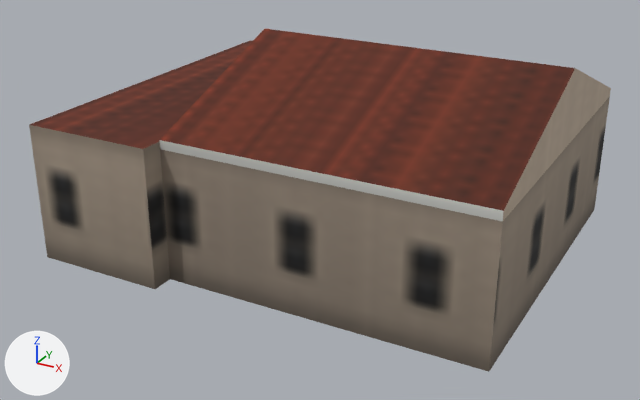
The glTF model assets/coronado_kit/buildings/houses/spanish_peach/house_spanish_peach_far.glb as it was, and as the next commit left it.
Before and after are seen from a 50 mm lens placed at (10.46, -19.96, 10.85), pointed at (0.08, -1.09, 1.42). Arrows for +X, +Y and +Z are at lower left; the lights stay in place. The first picture is the older version. Vertices at exactly the same position are counted once.

Before the edit, the objects in view are built like this:
```python
mat_bld_far = bpy.data.materials.new('bld_far')
mat_bld_far.use_nodes = True; mat_bld_far.node_tree.nodes.clear()
_N = mat_bld_far.node_tree.nodes; _L = mat_bld_far.node_tree.links
n0 = _N.new('ShaderNodeBsdfPrincipled'); n0.name = 'Principled BSDF'
n0.inputs[2].default_value = 0.9  # 'Roughness'
n1 = _N.new('ShaderNodeOutputMaterial'); n1.name = 'Material Output'
n2 = _N.new('ShaderNodeMix'); n2.name = 'Mix'
n2.data_type = 'RGBA'
n2.blend_type = 'MULTIPLY'
n2.inputs[0].default_value = 1.0  # 'Factor'
n3 = _N.new('ShaderNodeVertexColor'); n3.name = 'Color Attribute'
n4 = _N.new('ShaderNodeTexImage'); n4.name = 'Image Texture'
n4.image = img_far_color_png
_L.new(n0.outputs[0], n1.inputs[0])  # 'BSDF' to 'Surface'
_L.new(n2.outputs[2], n0.inputs[0])  # 'Result' to 'Base Color'
_L.new(n3.outputs[0], n2.inputs[7])  # 'Color' to 'B'
_L.new(n4.outputs[0], n2.inputs[6])  # 'Color' to 'A'
me_house_spanish_peach_far = bpy.data.meshes.new('house_spanish_peach_far')
me_house_spanish_peach_far.from_pydata(...)  # 23 vertices, 37 faces; spans x -6.0..6.0, y -5.05..5.05, z 0.0..5.44
me_house_spanish_peach_far.materials.append(mat_bld_far)
ob_house_spanish_peach_far = bpy.data.objects.new('house_spanish_peach_far', me_house_spanish_peach_far)
ob_house_spanish_peach_far.location = (0.0, 0.0, 0.0)
```
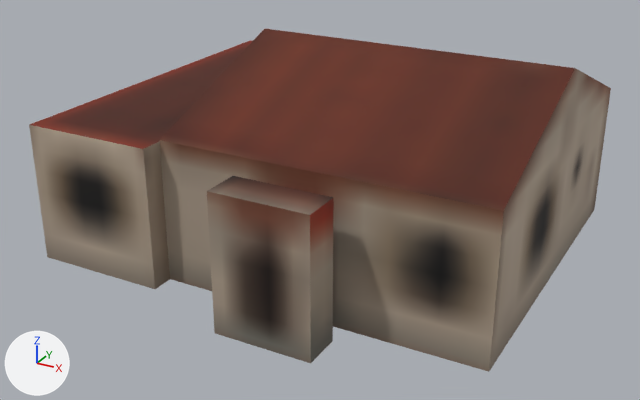
Changed parts and their boxes (x1, y1, x2, y2) in the pictures (640 x 400 px):
'house_spanish_peach_far', surface changed, reshaped
    both: (29, 29, 611, 372)
part 1 of me_house_spanish_peach_far, added (brown)
    after: (207, 176, 334, 363)
part 2 of me_house_spanish_peach_far, surface changed
    both: (29, 29, 611, 372)
part 3 of me_house_spanish_peach_far, recoloured
    both: (29, 40, 611, 372)

Patch to the scene script:
```diff
--- a/assets/coronado_kit/buildings/houses/spanish_peach/house_spanish_peach_far.glb.py
+++ b/assets/coronado_kit/buildings/houses/spanish_peach/house_spanish_peach_far.glb.py
@@ img_bld_lod_color_png @@
+img_bld_lod_color_png = load_image('bld_lod_color.png', '../../../textures/bld_lod_color.png', 2048, 2048, 'sRGB')
@@ mat_bld_far @@
 n0 = _N.new('ShaderNodeBsdfPrincipled'); n0.name = 'Principled BSDF'
-n0.inputs[2].default_value = 0.9  # 'Roughness'
+n0.inputs[2].default_value = 0.85  # 'Roughness'
 n1 = _N.new('ShaderNodeOutputMaterial'); n1.name = 'Material Output'
@@ mat_bld_far @@
 n4 = _N.new('ShaderNodeTexImage'); n4.name = 'Image Texture'
-n4.image = img_far_color_png
+n4.image = img_bld_lod_color_png
+n4.extension = 'EXTEND'
 _L.new(n0.outputs[0], n1.inputs[0])  # 'BSDF' to 'Surface'
@@ me_house_spanish_peach_far @@
 # used by ob_house_spanish_peach_far; location = (0.0, 0.0, 0.0)
 # verts and faces of me_house_spanish_peach_far; kept vertices keep their numbers, new ones are numbered from 23
-me_house_spanish_peach_far.from_pydata(...)  # 23 vertices, 37 faces; spans x -6.0..6.0, y -5.05..5.05, z 0.0..5.44
+me_house_spanish_peach_far.from_pydata(...)  # 31 vertices, 47 faces; spans x -6.0..6.0, y -6.0..5.05, z 0.0..5.44
+# me_house_spanish_peach_far part 1
+verts[23] = (0.05, -6.0, 0.0)  # pixel (214, 333)
+verts[24] = (0.05, -6.0, 3.5)  # pixel (206, 191)
+verts[25] = (0.05, -5.0, 0.0)
+verts[26] = (0.05, -5.0, 3.5)  # pixel (233, 175)
+for new, old in zip([*range(27, 31)], [*range(23, 27)]): verts[new] = verts[old] + (2.5, 0.0, 0.0)
+faces += [(23, 27, 28), (23, 28, 24), (25, 26, 29), (26, 30, 29), (27, 29, 30), (27, 30, 28)]
+faces += [(23, 24, 25), (24, 26, 25), (24, 28, 30), (24, 30, 26)]
+# me_house_spanish_peach_far part 2: 37 kept faces spanning x -6.0..6.0, y -5.05..5.05, z 0.0..5.44 get new texture (UV) coordinates
+# me_house_spanish_peach_far part 3: 33 kept faces spanning x -6.0..6.0, y -5.05..5.05, z 0.0..5.44 get new vertex colours
 me_house_spanish_peach_far.materials.append(mat_bld_far)
```
